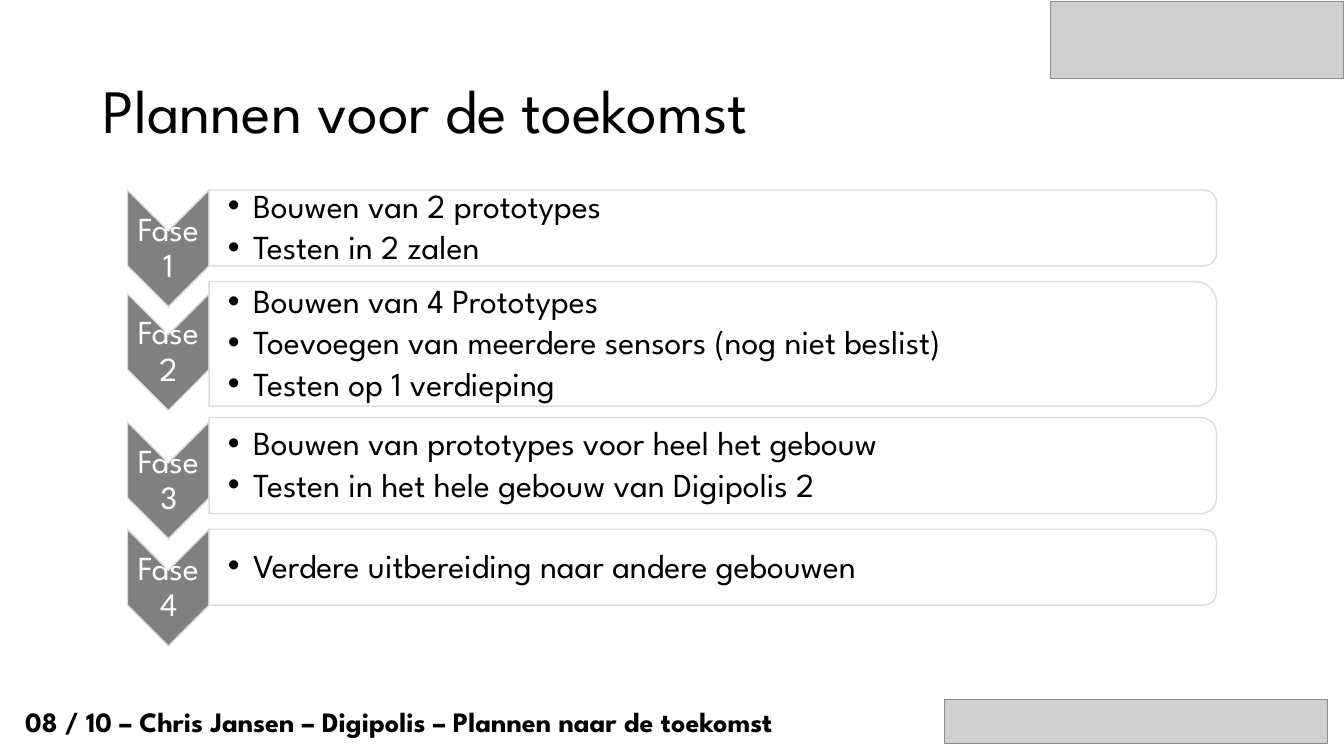
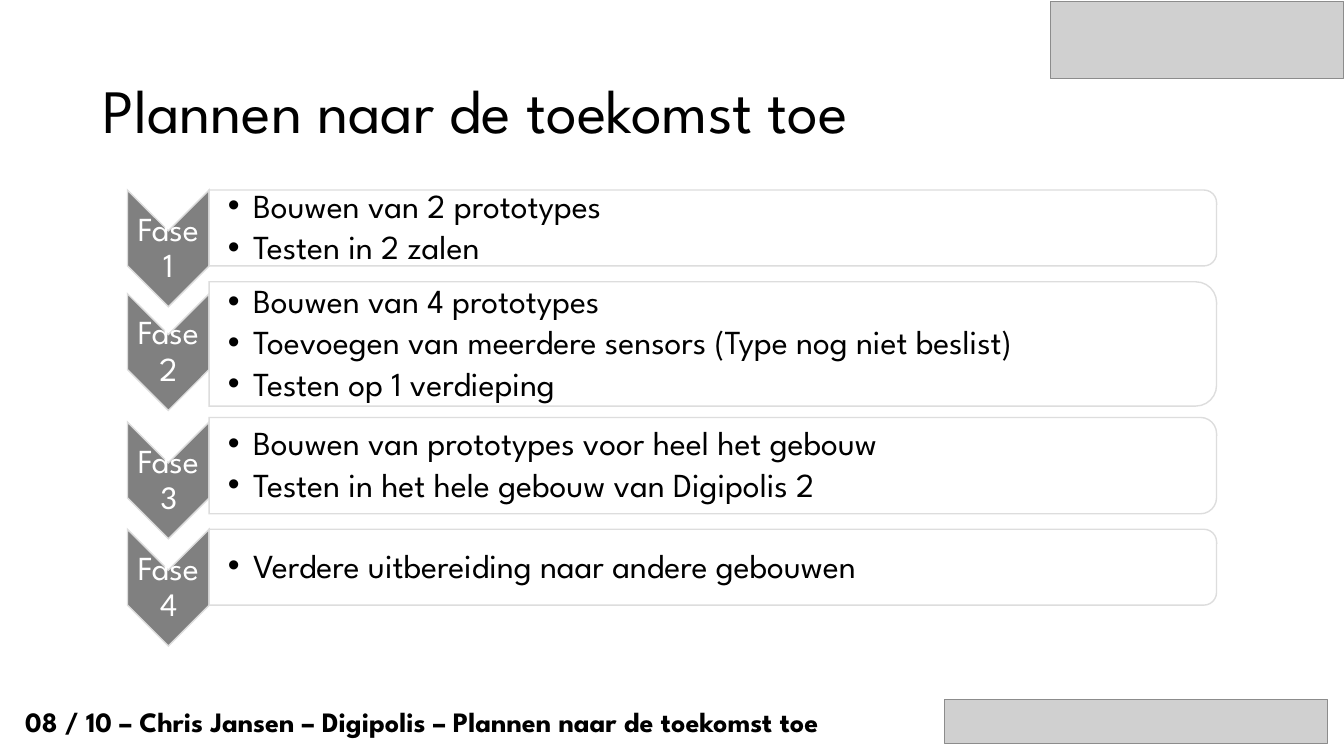
Before and after one commit to mitchdewinter/bap1617-ChrisJansen, a slide deck: slide 9 of Presentaties/Chris_Jansen_Digipolis_Antwerpen_Tussentijdsepresentatie.pptx. Drawn at 1344x756 pixels with LibreOffice and Linux fonts; fonts in the diff are those of the drawing; grey boxes stand for pictures; background and template pictures are left out. Boxes give left, top, right and bottom in pixels: in the first picture for what was removed or moved away, otherwise in the second. Text is boxed around its words. In the diff, an @@ line names an element or a change of style, - is before the commit and + after.

```diff
--- a/Presentaties/Chris_Jansen_Digipolis_Antwerpen_Tussentijdsepresentatie.pptx
+++ b/Presentaties/Chris_Jansen_Digipolis_Antwerpen_Tussentijdsepresentatie.pptx
@@ title at box(102, 90, 848, 134): text changed @@
-Plannen voor de toekomst
+Plannen naar de toekomst toe
@@ text at box(253, 290, 1012, 362): text changed @@
-  •• Bouwen van 4 Prototypes
-  •• Toevoegen van meerdere sensors (nog niet beslist)
+  •• Bouwen van 4 prototypes
+  •• Toevoegen van meerdere sensors (Type nog niet beslist)
@@ text at box(25, 712, 819, 738): text changed @@
-08 / 10 – Chris Jansen – Digipolis – Plannen naar de toekomst
+08 / 10 – Chris Jansen – Digipolis – Plannen naar de toekomst toe
```
Also in this commit, not shown: 6 other slides changed, 2 other files.
